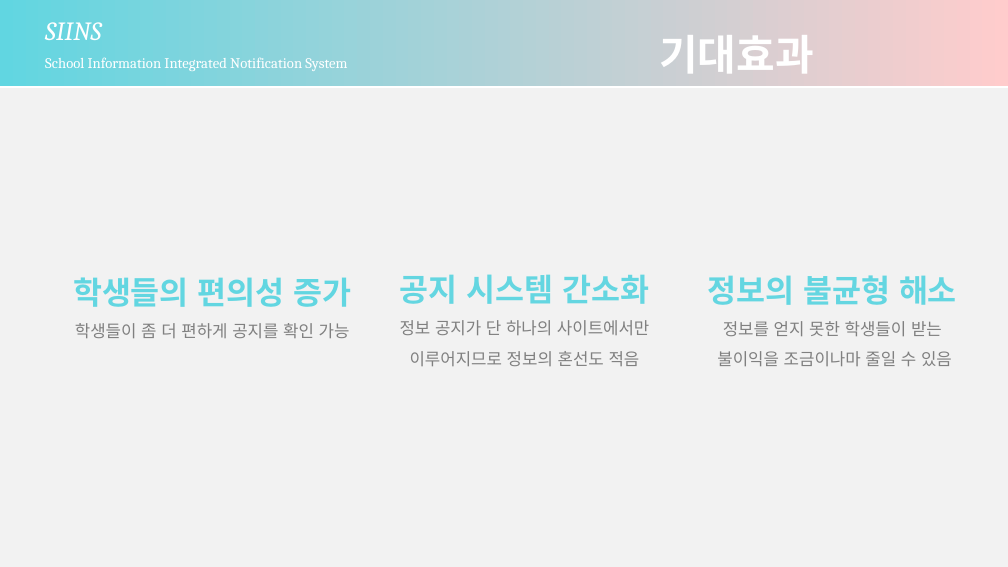
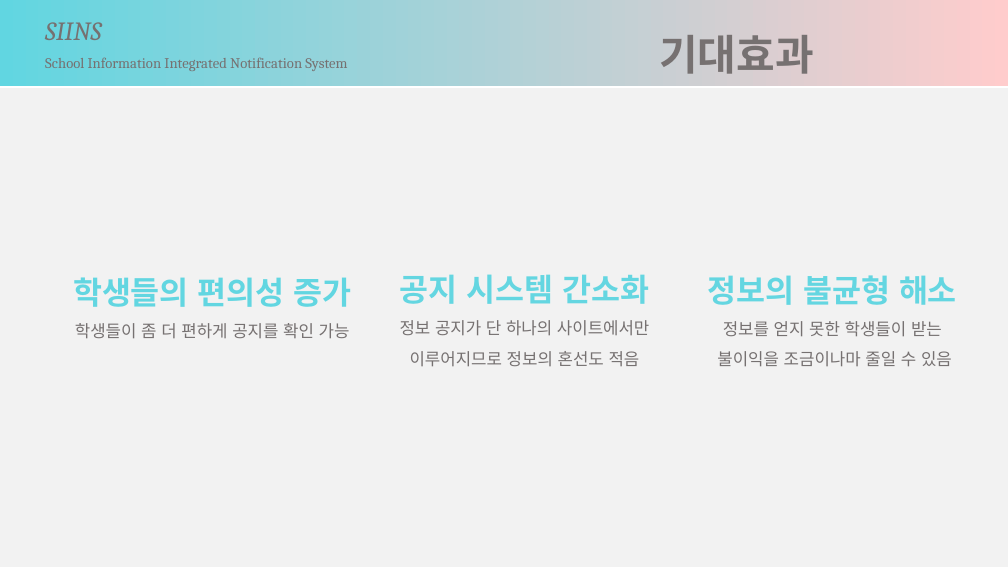
Before and after one commit to dongcheolpark/SIINS, a slide deck: slide 8 of ppt/인창컴퓨터동아리.pptx. Drawn at 1008x567 pixels with LibreOffice and Linux fonts; fonts in the diff are those of the drawing. Boxes give left, top, right and bottom in pixels: in the first picture for what was removed or moved away, otherwise in the second. Text is boxed around its words. In the diff, an @@ line names an element or a change of style, - is before the commit and + after.

```diff
--- a/ppt/인창컴퓨터동아리.pptx
+++ b/ppt/인창컴퓨터동아리.pptx
@@ rectangle "SIINS" at [0,0,1008,85]: text colour #FFFFFF to #767171 @@
@@ text "기대효과" at [659,35,813,74]: text colour #FFFFFF to #767171 @@
@@ text "학생들의 편의성 증가" at [73,277,351,339]: letter outline none to #A6A6A6 0.75 pt in "학생들의 편의성 증가"; text colour #808080 to #767171 in "학생들이 좀 더 편하게 공지를 확인 가능" @@
@@ text "공지 시스템 간소화" at [400,274,649,367]: letter outline none to #A6A6A6 0.75 pt in "공지 시스템 간소화"; text colour #808080 to #767171 in "정보 공지가 단 하나의 사이트에서만 이루어지므로 정보의 ..." @@
@@ text "정보의 불균형 해소" at [708,275,957,367]: letter outline none to #A6A6A6 0.75 pt in "정보의 불균형 해소"; text colour #808080 to #767171 in "정보를 얻지 못한 학생들이 받는", "불이익을 조금이나마 줄일 수 있음" @@
```
Also in this commit, not shown: 7 other slides changed, 1 other file.
